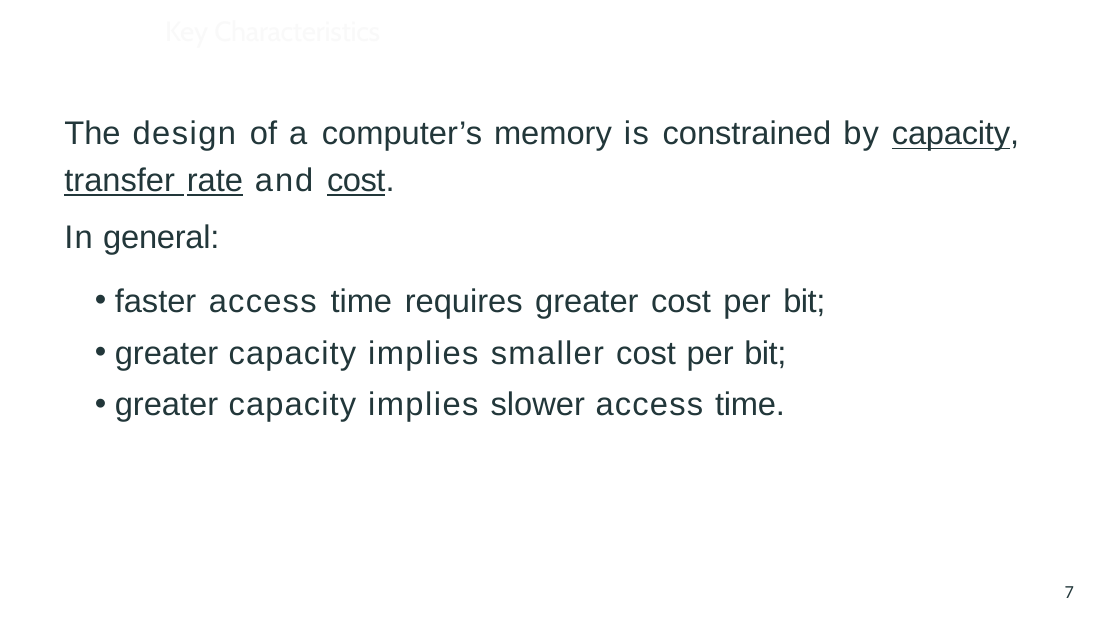
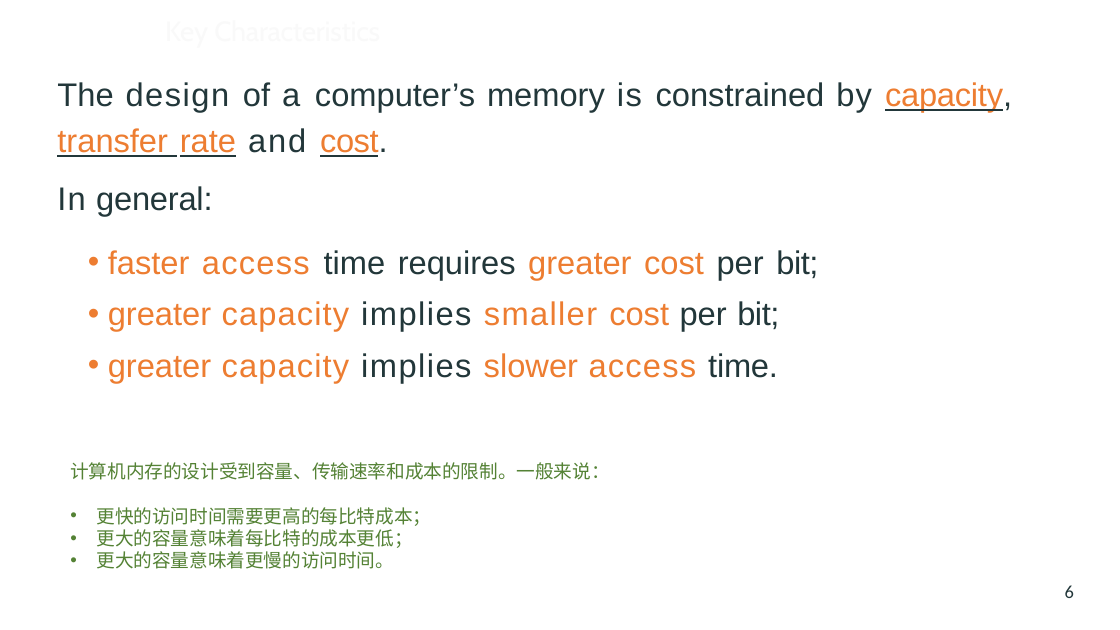
Before and after one commit to vcboy1/Leeds, a slide deck: slide 6 of 26fall/1860/Lecture/Week1.8/Lec 1.8.2 Memory.pptx (slide 7 before the commit). Drawn at 1120x630 pixels with LibreOffice and Linux fonts; fonts in the diff are those of the drawing. Boxes give left, top, right and bottom in pixels: in the first picture for what was removed or moved away, otherwise in the second. Text is boxed around its words. In the diff, an @@ line names an element or a change of style, - is before the commit and + after.

```diff
--- a/26fall/1860/Lecture/Week1.8/Lec 1.8.2 Memory.pptx
+++ b/26fall/1860/Lecture/Week1.8/Lec 1.8.2 Memory.pptx
@@ text "The design of a computer’s ...": place and size @@
-text "The design of a computer’s ..." at [64, 120, 1019, 421]
+text "The design of a computer’s ..." at [57, 82, 1012, 383]
@@ text at [57, 82, 1012, 383]: text colour #22373A to #ED7D31 in "capacity, transfer rate cost.", "faster access greater cost", "greater capacity smaller cost", "greater capacity slower access" @@
@@ text added at [70, 462, 609, 569], 16 pt, text #548235 @@
+计算机内存的设计受到容量、传输速率和成本的限制。一般来说：
+• 更快的访问时间需要更高的每比特成本；
+• 更大的容量意味着每比特的成本更低；
+• 更大的容量意味着更慢的访问时间。
@@ page number at [1065, 585, 1074, 598]: text changed @@
-7
+6
```
Also in this commit, not shown: 18 other slides changed, 3 slides removed, 16 other files.
